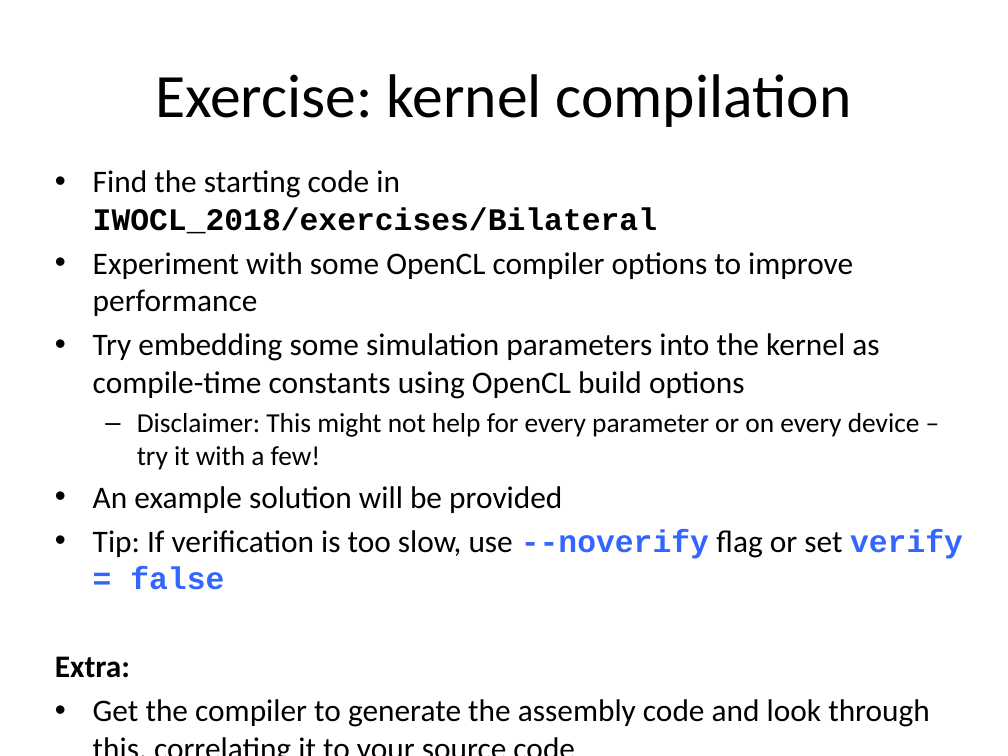
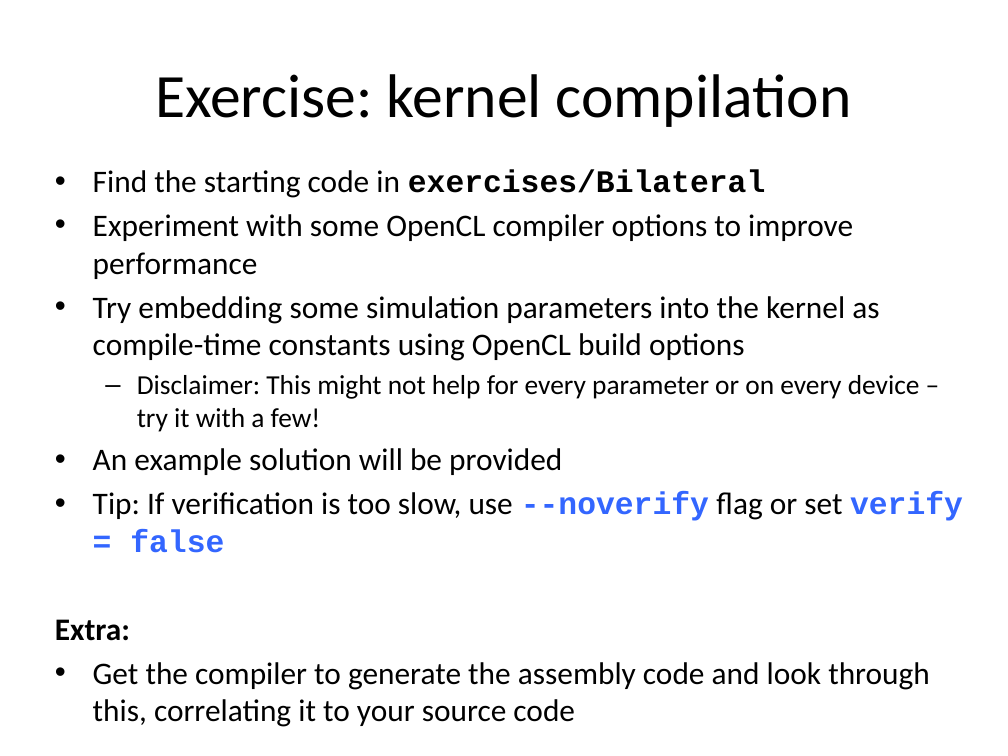
Before and after one commit to UoB-HPC/opencl-training-slides, a slide deck: slide 29 of advanced_part2.pptx (slide 25 before the commit). Drawn at 1008x756 pixels with LibreOffice and Linux fonts; fonts in the diff are those of the drawing. Boxes give left, top, right and bottom in pixels: in the first picture for what was removed or moved away, otherwise in the second. Text is boxed around its words. In the diff, an @@ line names an element or a change of style, - is before the commit and + after.

Commit message:
Ported advanced part 2 slides to C
 - Duplicated and hid the C++ slides, and ported to C
 - Updated Bilateral meta programming results slides to use P100s

```diff
--- a/advanced_part2.pptx
+++ b/advanced_part2.pptx
@@ text at (93, 170, 765, 198): text changed; font Courier New to Calibri; bold off @@
-• Find the starting code in IWOCL_2018/exercises/Bilateral
+• Find the starting code in exercises/Bilateral
```
Also in this commit, not shown: 6 other slides changed, 5 slides added.
